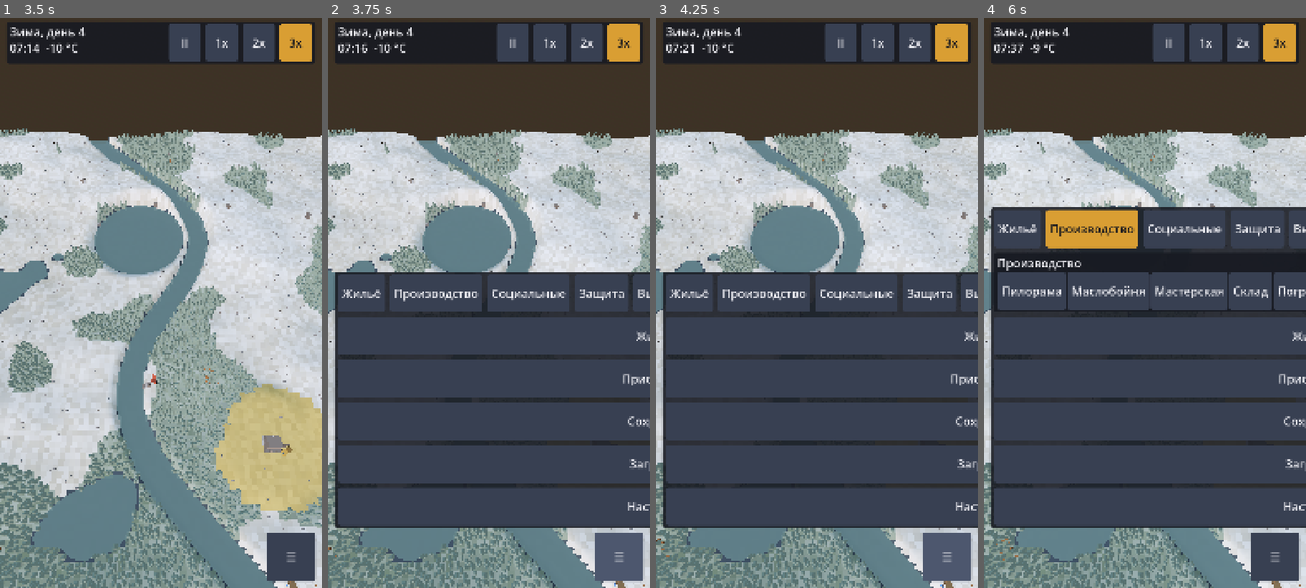
Above: before the commit, frames 1-4 (left to right).
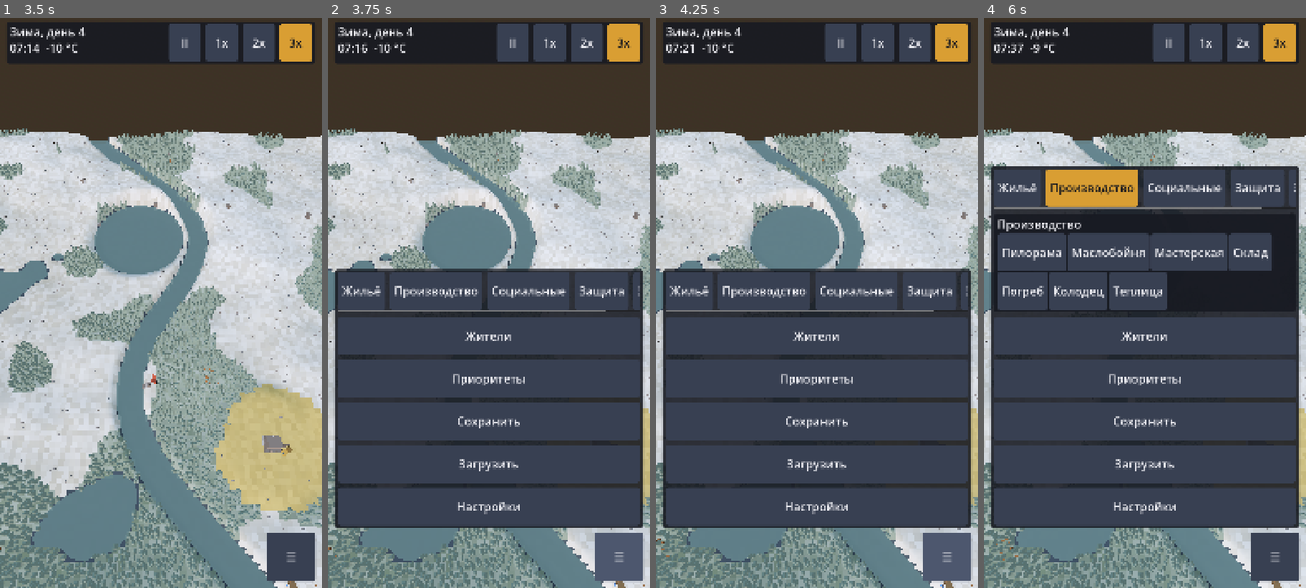
Above: after the commit, the same moments.

Repository: argunov250-del/LongDarks
Game: Godot game, scene res://scenes/main.tscn
Two runs of this game, one before a commit and one after it. Both use one fixed random seed, a clock stepped at 60 frames per second and the inputs below.
Inputs:
- Up to frame 1 (3.5 s): click "II" at 0.5 s; click "1x" at 1.25 s; click "2x" at 2 s; click "3x" at 2.75 s
- Up to frame 2 (3.75 s): click "☰" at 3.5 s
- Up to frame 3 (4.25 s): no input
- Up to frame 4 (6 s): click "Жильё" at 4.25 s; click "Жильё" at 5 s; click "Производство" at 5.75 s

Frame 1 is identical in both runs. In frame 2, 4.3% of the frame differs, in the area x 2-100%, y 43-90%; in frame 3, 4.3%; in frame 4, 21%, in the area x 2-100%, y 26-90%.

Commit message:
feat: group brush tools into Land tab with scrollable tab row, rut mud/snow look
Design: design/gdd/vehicles.md

Co-Authored-By: Claude Opus 5.5 <noreply@anthropic.com>
Claude-Session: https://claude.ai/code/session_01E81XnZbR2B2CpTCj79fqbj

Diff:
--- a/src/ui/hud.gd
+++ b/src/ui/hud.gd
@@ -18,6 +18,8 @@
 const MIN_TOUCH_DP := 48.0
 const REF_SHORT_SIDE_DP := 411.0  # типичная короткая сторона телефона в dp
 const TABS: Array[String] = ["Жильё", "Производство", "Социальные", "Защита"]
+const TOOLS_TAB := 4            # вкладка «Земля»: кисти (вырубка, поле, посадка, лечение, дорога)
+const TOOLS_TITLE := "Земля"
 const SPEED_LABELS: Array[String] = ["II", "1x", "2x", "3x"]
 
 var sim: Simulation
@@ -32,6 +34,9 @@
 var plant_button: Button
 var heal_button: Button
 var road_button: Button
+var tools_tab: Button          # вкладка «Земля» с кистями
+var tool_buttons: Array[Button] = []
+var _tabs_scroll: ScrollContainer   # запасной вариант: ряд вкладок прокручивается по горизонтали
 var fell_button: Button      # режим вырубки леса (рядом с вкладками)
 var menu_button: Button      # ландшафт: кнопка меню в верхней панели
 var fab: Button              # портрет: плавающая кнопка
@@ -132,21 +137,33 @@
 	_selected_tab = -1 if index == _selected_tab else index  # повторное нажатие сворачивает
 	for i in tab_buttons.size():
 		tab_buttons[i].set_pressed_no_signal(i == _selected_tab)
+	tools_tab.set_pressed_no_signal(_selected_tab == TOOLS_TAB)
 	_tab_panel.visible = _selected_tab >= 0
 	if _selected_tab >= 0:
-		_tab_title.text = TABS[_selected_tab]
+		_tab_title.text = TOOLS_TITLE if _selected_tab == TOOLS_TAB else TABS[_selected_tab]
 		_fill_tab_items(_selected_tab)
 
 
 func _fill_tab_items(tab: int) -> void:
 	for c in _tab_items.get_children():
 		_tab_items.remove_child(c)
-		c.queue_free()
+		if not tool_buttons.has(c):
+			c.queue_free()
+	if tab == TOOLS_TAB:
+		for tb in tool_buttons:
+			_tab_items.add_child(tb)
+		return
 	for id in BuildingDefs.ids_in_tab(tab):
 		var b := _mk_button(BuildingDefs.display_name(id))
 		b.custom_minimum_size = Vector2(0.0, MIN_TOUCH_DP * _dp)
 		b.pressed.connect(_on_build_item.bind(id))
 		_tab_items.add_child(b)
+
+
+## A brush tool was chosen: collapse the «Земля» tab.
+func _on_tool_pressed() -> void:
+	if _selected_tab == TOOLS_TAB:
+		select_tab(TOOLS_TAB)
 
 
 func _on_build_item(id: StringName) -> void:
@@ -288,23 +305,31 @@
 	fell_button = _mk_button("Вырубка")
 	fell_button.size_flags_horizontal = Control.SIZE_EXPAND_FILL
 	fell_button.pressed.connect(func(): fell_requested.emit())
-	_tabs_row.add_child(fell_button)
 	field_button = _mk_button("Поле")
 	field_button.size_flags_horizontal = Control.SIZE_EXPAND_FILL
 	field_button.pressed.connect(func(): field_requested.emit())
-	_tabs_row.add_child(field_button)
 	plant_button = _mk_button("Посадить лес")
 	plant_button.size_flags_horizontal = Control.SIZE_EXPAND_FILL
 	plant_button.pressed.connect(func(): plant_requested.emit())
-	_tabs_row.add_child(plant_button)
 	heal_button = _mk_button("Лечить землю")
 	heal_button.size_flags_horizontal = Control.SIZE_EXPAND_FILL
 	heal_button.pressed.connect(func(): heal_requested.emit())
-	_tabs_row.add_child(heal_button)
 	road_button = _mk_button("Дорога")
 	road_button.size_flags_horizontal = Control.SIZE_EXPAND_FILL
 	road_button.pressed.connect(func(): road_requested.emit())
-	_tabs_row.add_child(road_button)
+	tools_tab = _mk_button(TOOLS_TITLE, true)
+	tools_tab.size_flags_horizontal = Control.SIZE_EXPAND_FILL
+	tools_tab.pressed.connect(select_tab.bind(TOOLS_TAB))
+	_tabs_row.add_child(tools_tab)
+	tool_buttons = [fell_button, field_button, plant_button, heal_button, road_button]
+	_tabs_scroll = ScrollContainer.new()
+	_tabs_scroll.horizontal_scroll_mode = ScrollContainer.SCROLL_MODE_AUTO
+	_tabs_scroll.vertical_scroll_mode = ScrollContainer.SCROLL_MODE_DISABLED
+	_tabs_scroll.mouse_filter = Control.MOUSE_FILTER_IGNORE
+	_tabs_row.size_flags_horizontal = Control.SIZE_EXPAND_FILL
+	_tabs_scroll.add_child(_tabs_row)
+	for tb in tool_buttons:
+		tb.pressed.connect(_on_tool_pressed)
 	_tab_panel = PanelContainer.new()
 	_tab_title = Label.new()
 	_tab_title.mouse_filter = Control.MOUSE_FILTER_IGNORE
@@ -314,6 +339,8 @@
 	_tab_items = HFlowContainer.new()
 	_tab_items.mouse_filter = Control.MOUSE_FILTER_IGNORE
 	tab_box.add_child(_tab_items)
+	for tb in tool_buttons:
+		_tab_items.add_child(tb)
 	_tab_panel.visible = false
 	_menu_box = _mk_box(VBoxContainer.new())
 	save_button = _mk_button("Сохранить")
@@ -384,10 +411,10 @@
 	_sheet.visible = false
 	if land:
 		_reparent_to(_tab_panel, _dock)
-		_reparent_to(_tabs_row, _dock)
+		_reparent_to(_tabs_scroll, _dock)
 		_reparent_to(_menu_box, _menu_popup)
 	else:
-		_reparent_to(_tabs_row, _sheet_box)
+		_reparent_to(_tabs_scroll, _sheet_box)
 		_reparent_to(_tab_panel, _sheet_box)
 		_reparent_to(_menu_box, _sheet_box)
 	_apply_layout()
@@ -413,10 +440,11 @@
 	var gap := roundi(6.0 * _dp)
 	for c in [_top_row, _tabs_row, _dock, _menu_box, _sheet_box]:
 		c.add_theme_constant_override("separation", gap)
-	for b in tab_buttons + [fell_button, field_button, plant_button, heal_button, menu_button, save_button, load_button, settings_button, villagers_button, priorities_button]:
+	for b in tab_buttons + tool_buttons + [tools_tab, menu_button, save_button, load_button, settings_button, villagers_button, priorities_button]:
 		b.custom_minimum_size = Vector2(0.0, touch)
 	for b in speed_buttons:
 		b.custom_minimum_size = Vector2(touch if land else touch * 0.85, touch)
+	_tabs_scroll.custom_minimum_size.y = touch + 2.0 * _dp
 	var fs := touch * 1.3
 	fab.custom_minimum_size = Vector2(fs, fs)
 
@@ -480,7 +508,13 @@
 
 
 ## Размер вьюпорта; вне дерева (тесты) — типичный портретный экран.
+## Test hook: non-zero forces the layout viewport size.
+var viewport_override := Vector2.ZERO
+
+
 func _vp_size() -> Vector2:
+	if viewport_override != Vector2.ZERO:
+		return viewport_override
 	return get_viewport().get_visible_rect().size if is_inside_tree() else Vector2(1080, 2400)
 
 
--- a/src/vehicles/vehicles_view.gd
+++ b/src/vehicles/vehicles_view.gd
@@ -188,6 +188,13 @@
 	return world.height_at(x, z) + 0.07
 
 
+## Wheel-track colour: dry dark earth, deeper/darker in mud, packed light track in snow.
+static func rut_color(lv: float, mud: float, snow: float) -> Color:
+	if snow > 0.5:
+		return Color(0.78, 0.82, 0.88, 0.5 + 0.4 * lv)
+	return Color(0.14, 0.10, 0.07, 0.35 + 0.55 * lv).lerp(Color(0.06, 0.04, 0.03, 0.95), mud * 0.7)
+
+
 func rebuild_trails() -> void:
 	var tm := vs.trails
 	var verts := PackedVector3Array()
@@ -233,11 +240,9 @@
 		if not (tm.ruts.has(i + 1) or tm.ruts.has(i - 1)) and (tm.ruts.has(i + world.size) or tm.ruts.has(i - world.size)):
 			ax = 0.0
 			az = 1.0
-		var col := Color(0.14, 0.10, 0.07, 0.35 + 0.55 * lv).lerp(Color(0.06, 0.04, 0.03, 0.9), mud * 0.7)
-		if snow > 0.5:
-			col = Color(0.78, 0.82, 0.88, 0.5 + 0.4 * lv)
+		var col := rut_color(lv, mud, snow)
 		for side in [-1.0, 1.0]:
-			quad.call(c.x - az * side * 0.45, c.z + ax * side * 0.45, ax, az, cs * 0.5, 0.24, col)
+			quad.call(c.x - az * side * 0.45, c.z + ax * side * 0.45, ax, az, cs * 0.5, 0.24 + 0.12 * mud, col)
 		layer_counts["ruts"] += 1
 	if verts.is_empty():
 		_overlay.mesh = null
--- a/tests/ui/test_ui.gd
+++ b/tests/ui/test_ui.gd
@@ -84,3 +84,30 @@
 	assert_eq(hud.tab_buttons.size(), 4)
 	assert_true(hud.tab_buttons[0].custom_minimum_size.y >= 48.0)
 	hud.free()
+
+
+func test_tools_tab_all_actions_reachable_and_fit() -> void:
+	var seen: Array = []
+	var hud := _make_hud()
+	for size in [Vector2i(1280, 720), Vector2i(2400, 1080), Vector2i(1080, 2400)]:
+		hud.viewport_override = Vector2(size)
+		hud.layout.update_size(Vector2(size))
+		hud._apply_mode(LayoutMode.decide(Vector2(size)))
+		hud._apply_layout()
+		var w := float(size.x)
+		assert_eq(hud.tool_buttons.size(), 5, "five brush tools")
+		hud.tools_tab.pressed.emit()
+		for tb in hud.tool_buttons:
+			assert_true(tb.get_parent() == hud._tab_items, "tool %s reachable in %s" % [tb.text, str(size)])
+			assert_true(tb.get_combined_minimum_size().x <= w, "tool button %s fits %s" % [tb.text, str(size)])
+		var row := 0.0
+		for b in hud.tab_buttons + [hud.tools_tab]:
+			assert_true(b.get_combined_minimum_size().x <= w, "tab %s fits" % b.text)
+			row += b.get_combined_minimum_size().x
+		if size.x > size.y:
+			assert_true(row <= w, "landscape tab row fits without scrolling %s: %f" % [str(size), row])
+		assert_eq(hud._tabs_scroll.horizontal_scroll_mode, ScrollContainer.SCROLL_MODE_AUTO, "scroll fallback")
+		assert_true(hud._tabs_scroll.get_parent() != null)
+		seen.append(size)
+	assert_eq(seen.size(), 3)
+	hud.free()
--- a/tests/vehicles/test_vehicles.gd
+++ b/tests/vehicles/test_vehicles.gd
@@ -283,3 +283,11 @@
 	view.rebuild_trails()
 	assert_eq(view.layer_counts, {"foot": 1, "ruts": 1, "roads": 1}, "three separate layers drawn")
 	view.free()
+
+
+func test_rut_look_in_mud_and_snow() -> void:
+	var dry := VehiclesView.rut_color(1.0, 0.0, 0.0)
+	var mud := VehiclesView.rut_color(1.0, 1.0, 0.0)
+	var snow := VehiclesView.rut_color(1.0, 0.0, 1.0)
+	assert_true(mud.get_luminance() < dry.get_luminance(), "mud ruts deeper/darker")
+	assert_true(snow.get_luminance() > dry.get_luminance() * 3.0, "packed track in snow is light")
Binary file added: production/qa/evidence/ui_landscape_tools.png
Binary file added: production/qa/evidence/ui_portrait_tools.png
Binary file added: production/qa/evidence/vehicles_ruts_mud_snow.png
